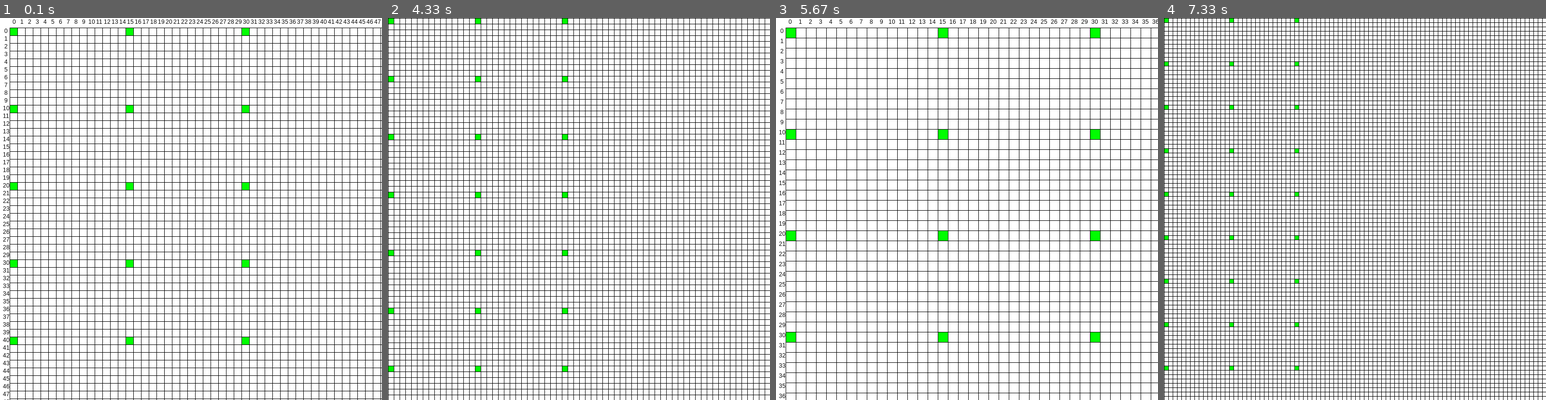
Above: before the commit, frames 1-4 (left to right).
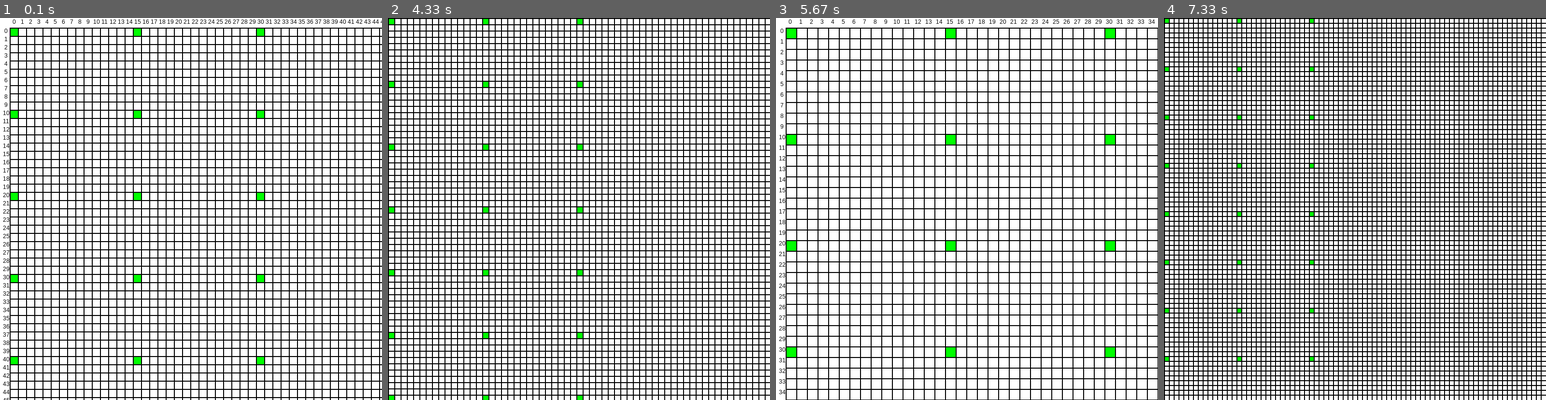
Above: after the commit, the same moments.

Repository: Archanciel/Learning_Pygame
Game: pygame game, started from draw_grid/main.py
Two runs of this game, one before a commit and one after it. Both use one fixed random seed, a clock stepped at 60 frames per second and the inputs below.
Inputs (mouse positions are in pixels of both pictures, inside the frame that each line leads up to):
- Up to frame 1 (0.1 s): no input
- Up to frame 2 (4.33 s): hold Up 0.33-0.8 s; move the mouse to (563, 224) at 0.37 s; hold Down 0.83-1.3 s; move the mouse to (701, 197) at 0.87 s; hold Up 1.33-1.8 s; move the mouse to (582, 235) at 1.37 s; hold Down 1.83-2.3 s; move the mouse to (487, 212) at 1.87 s; hold Up 2.33-2.8 s; move the mouse to (617, 293) at 2.37 s; hold Down 2.83-3.3 s; move the mouse to (460, 296) at 2.87 s; hold Up 3.33-3.8 s; move the mouse to (636, 75) at 3.37 s; hold Down 3.83-4.3 s; move the mouse to (720, 342) at 3.87 s
- Up to frame 3 (5.67 s): hold Up 4.33-4.8 s; move the mouse to (1012, 243) at 4.37 s; hold Down 4.83-5.3 s; move the mouse to (974, 79) at 4.87 s; hold Up from 5.33 s (still down); move the mouse to (875, 132) at 5.37 s
- Up to frame 4 (7.33 s): release Up at 5.8 s; hold Down 5.83-6.3 s; move the mouse to (1217, 197) at 5.87 s; hold Up 6.33-6.8 s; move the mouse to (1335, 308) at 6.37 s; hold Down 6.83-7.3 s; move the mouse to (1355, 254) at 6.87 s

The runs differ from the first frame. In frame 1, 30% of the frame differs, in the area x 0-100%, y 0-100%; in frame 2, 36%; in frame 3, 25%; in frame 4, 42%.

Commit message:
essayé pas pu !

Diff:
--- a/draw_grid/grid.py
+++ b/draw_grid/grid.py
@@ -90,6 +90,19 @@
                                       gridCoordMargin + GRID_LINE_WIDTH // 2 + 1 + ((GRID_LINE_WIDTH + self.cellSize) * row),
                                       self.cellSize,
                                       self.cellSize])
+                    # code below not working !!!
+                    # pg.draw.rect(self.surface,
+                    #                  GREEN,
+                    #                  [gridCoordMargin + GRID_LINE_WIDTH + ((self.cellSize + GRID_LINE_WIDTH) * col),
+                    #                   gridCoordMargin + GRID_LINE_WIDTH + ((self.cellSize + GRID_LINE_WIDTH) * row),
+                    #                   self.cellSize,
+                    #                   self.cellSize])
+                    # pg.draw.rect(self.surface,
+                    #                  GREEN,
+                    #                  [gridCoordMargin + GRID_LINE_WIDTH - 1 + ((self.cellSize + GRID_LINE_WIDTH) * col),
+                    #                   gridCoordMargin + GRID_LINE_WIDTH - 1 + ((self.cellSize + GRID_LINE_WIDTH) * row),
+                    #                   self.cellSize,
+                    #                   self.cellSize])
 
     def zoomIn(self):
         delta = self.cellSize // 10
--- a/draw_grid/settings.py
+++ b/draw_grid/settings.py
@@ -13,6 +13,6 @@
 YELLOW = (255, 255, 0)
 
 # grid constants
-GRID_LINE_WIDTH = 1
+GRID_LINE_WIDTH = 2
 DEFAULT_CELL_SIZE = 15 #15 #15 Windows, 35 Android
 GRID_COORD_MARGIN_SIZE = 20 #20 Windows, 40 Android
